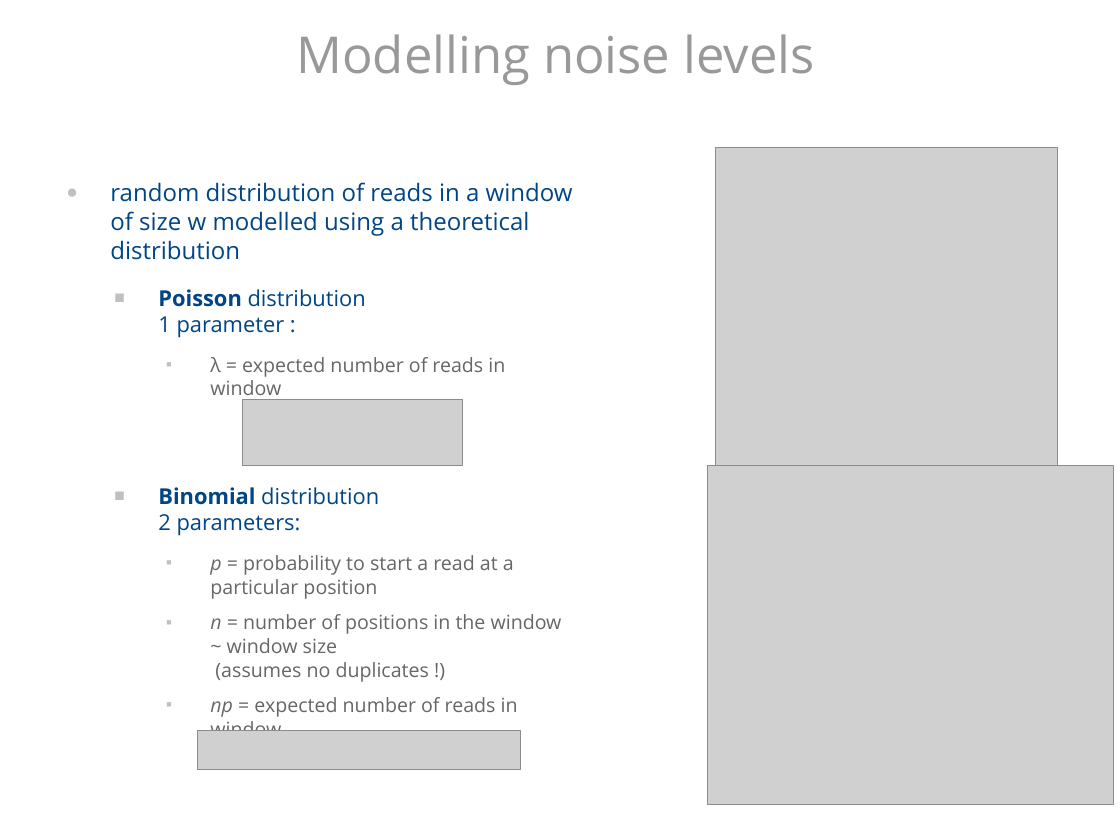
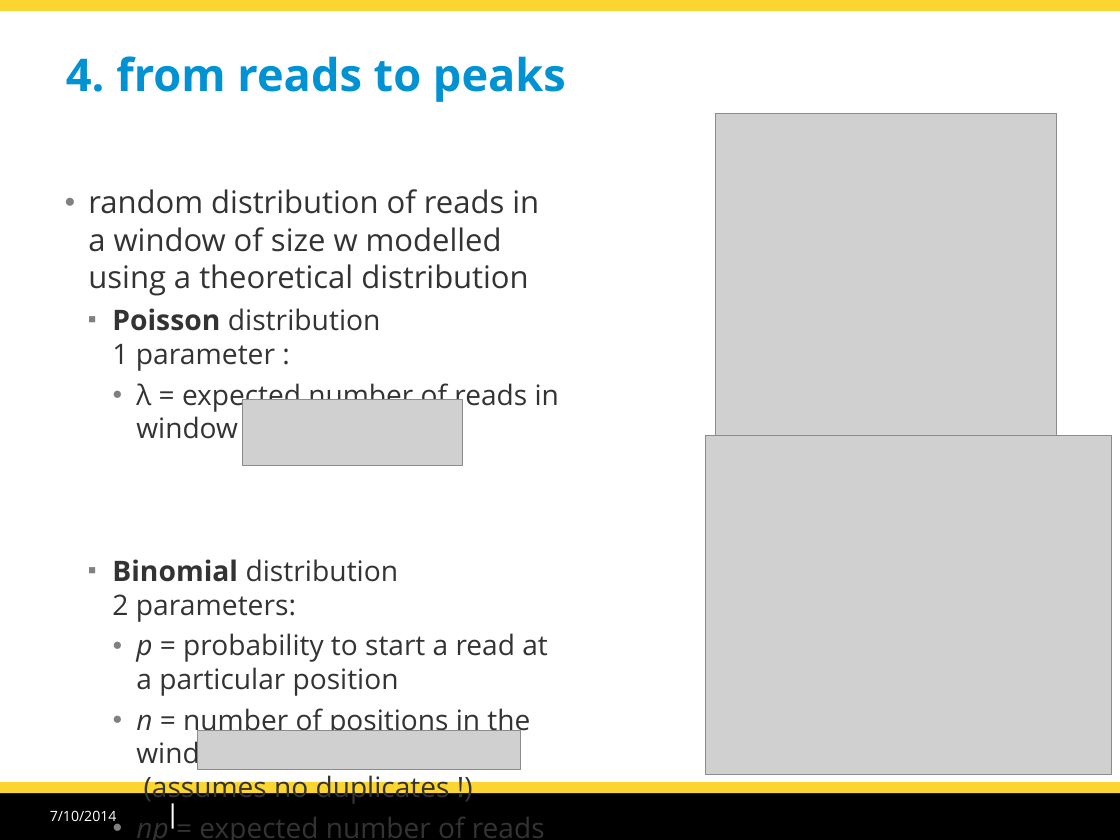
Before and after one commit to morganeTC/atelier_chip-seq_roscoff_2014, a slide deck: slide 25 of slides/chipseq_CarlHerrmann_Roscoff2014.odp (slide 27 before the commit). Drawn at 1120x840 pixels with LibreOffice and Linux fonts; fonts in the diff are those of the drawing; grey boxes stand for pictures; background and template pictures are left out. Boxes give left, top, right and bottom in pixels: in the first picture for what was removed or moved away, otherwise in the second. Text is boxed around its words. In the diff, an @@ line names an element or a change of style, - is before the commit and + after.

```diff
--- a/slides/chipseq_CarlHerrmann_Roscoff2014.odp
+++ b/slides/chipseq_CarlHerrmann_Roscoff2014.odp
@@ rectangle added at (x1=0, y1=0, x2=1120, y2=11), fill #FDD530 @@
@@ title added at (x1=66, y1=56, x2=566, y2=102), 32 pt, text #0092D2, bold @@
+4. from reads to peaks
@@ title removed at (x1=296, y1=34, x2=815, y2=85) @@
-Modelling noise levels
@@ picture moved from (x1=717, y1=147, x2=1058, y2=471) to (x1=715, y1=114, x2=1057, y2=437) @@
@@ text "random distribution of reads in ..." at (x1=88, y1=189, x2=559, y2=840): size 17.1 to 22 pt in "random distribution of reads in a window ..."; text colour #004586 to #333333 in "random distribution of reads in a window ...", "Poisson distribution 1 parameter :", "Binomial distribution 2 parameters:"; size 15.5 to 20 pt in "Poisson distribution 1 parameter :", "Binomial distribution 2 parameters:"; size 13.9 to 19.9 pt, text colour #666666 to #333333 in "λ = expected number of reads in ...", "p = probability to start a read ...", "n = number of positions in the ...", "np = expected number of reads in ..."; indent changed; less space between paragraphs; bullet colour #C0C0C0 to #808080; bullet ■ to ● @@
@@ picture moved from (x1=707, y1=465, x2=1114, y2=805) to (x1=705, y1=435, x2=1112, y2=774) @@
@@ rectangle added at (x1=0, y1=794, x2=1120, y2=840), fill #000000 @@
@@ rectangle added at (x1=0, y1=783, x2=1120, y2=794), fill #FDD530 @@
@@ line added from (173, 805) to (173, 828), #FFFFFF 1.42 pt @@
@@ text added at (x1=50, y1=810, x2=117, y2=826), 10 pt, text #FFFFFF @@
+7/10/2014
```
Also in this commit, not shown: 29 other slides changed, 9 slides added, 15 slides removed, 2 other files.
